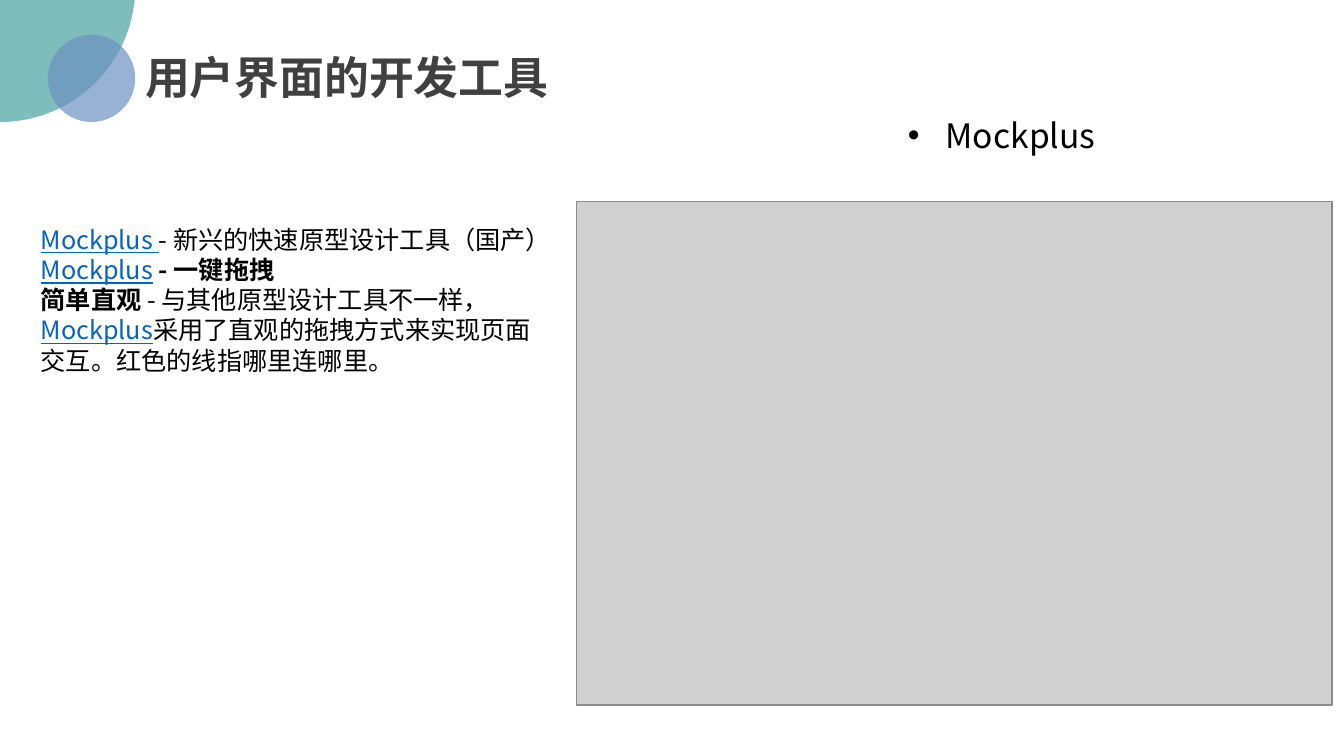
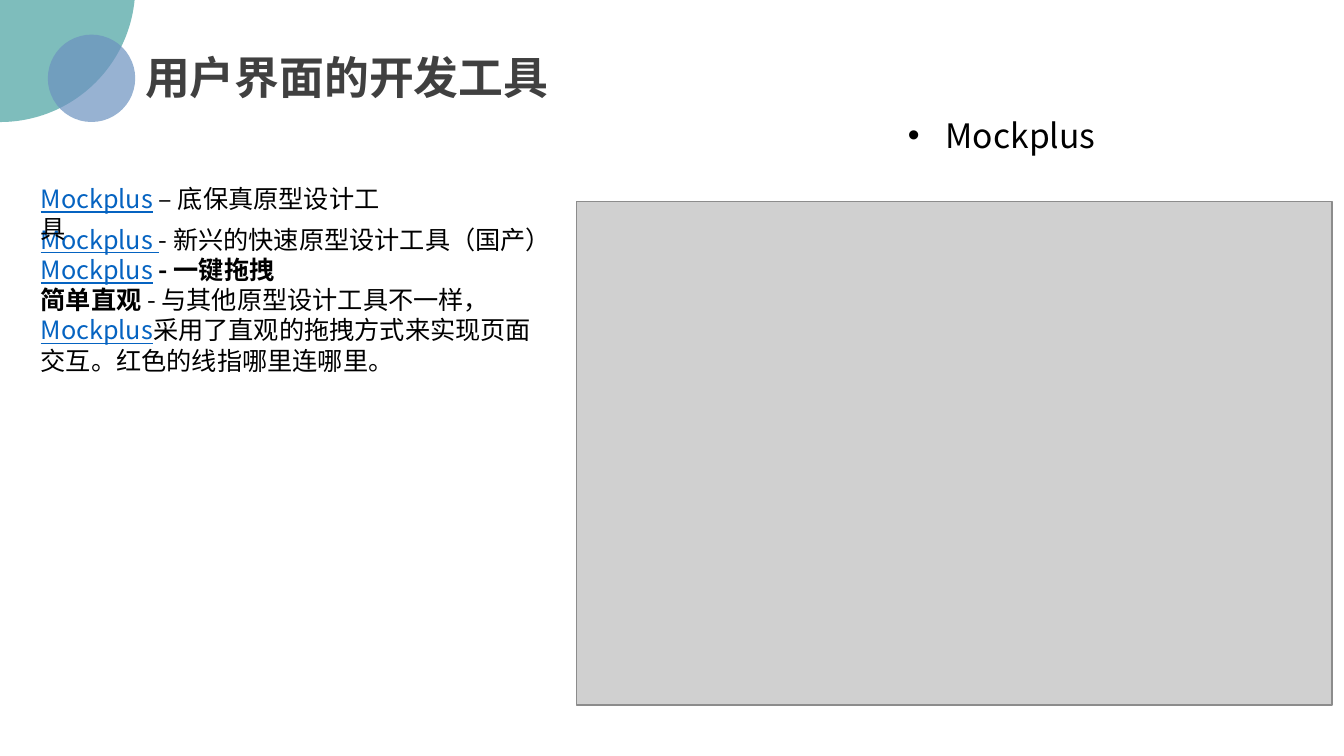
Before and after one commit to PRD2018/PRD2018-G15, a slide deck: slide 26 of 受控文档/02-其他任务/[PRD-15]UML基础二.pptx (slide 25 before the commit). Drawn at 1344x756 pixels with LibreOffice and Linux fonts; fonts in the diff are those of the drawing; grey boxes stand for pictures; background and template pictures are left out. Boxes give left, top, right and bottom in pixels: in the first picture for what was removed or moved away, otherwise in the second. Text is boxed around its words. In the diff, an @@ line names an element or a change of style, - is before the commit and + after.

```diff
--- a/受控文档/02-其他任务/[PRD-15]UML基础二.pptx
+++ b/受控文档/02-其他任务/[PRD-15]UML基础二.pptx
@@ text added at (x1=41, y1=187, x2=380, y2=214), 18 pt, text #000000 @@
+Mockplus – 底保真原型设计工具
```
Also in this commit, not shown: 4 other slides changed, 3 slides removed.
